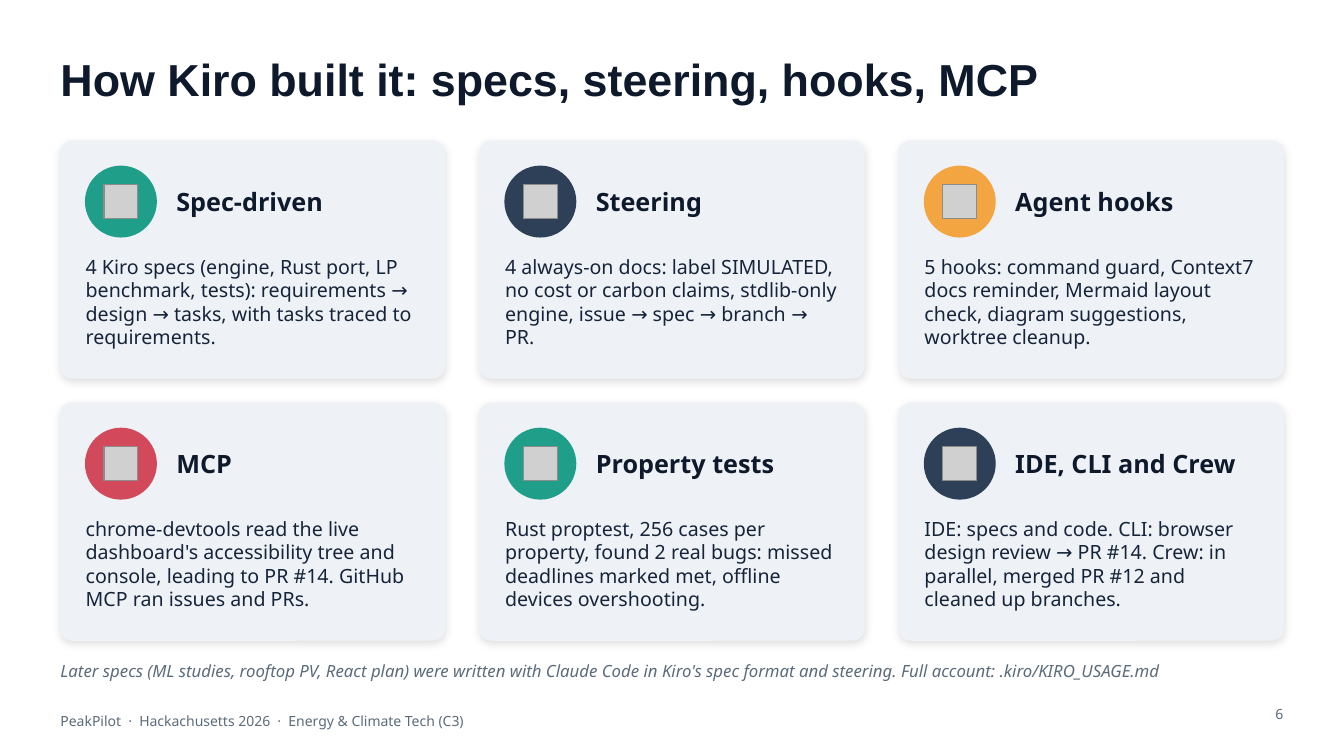
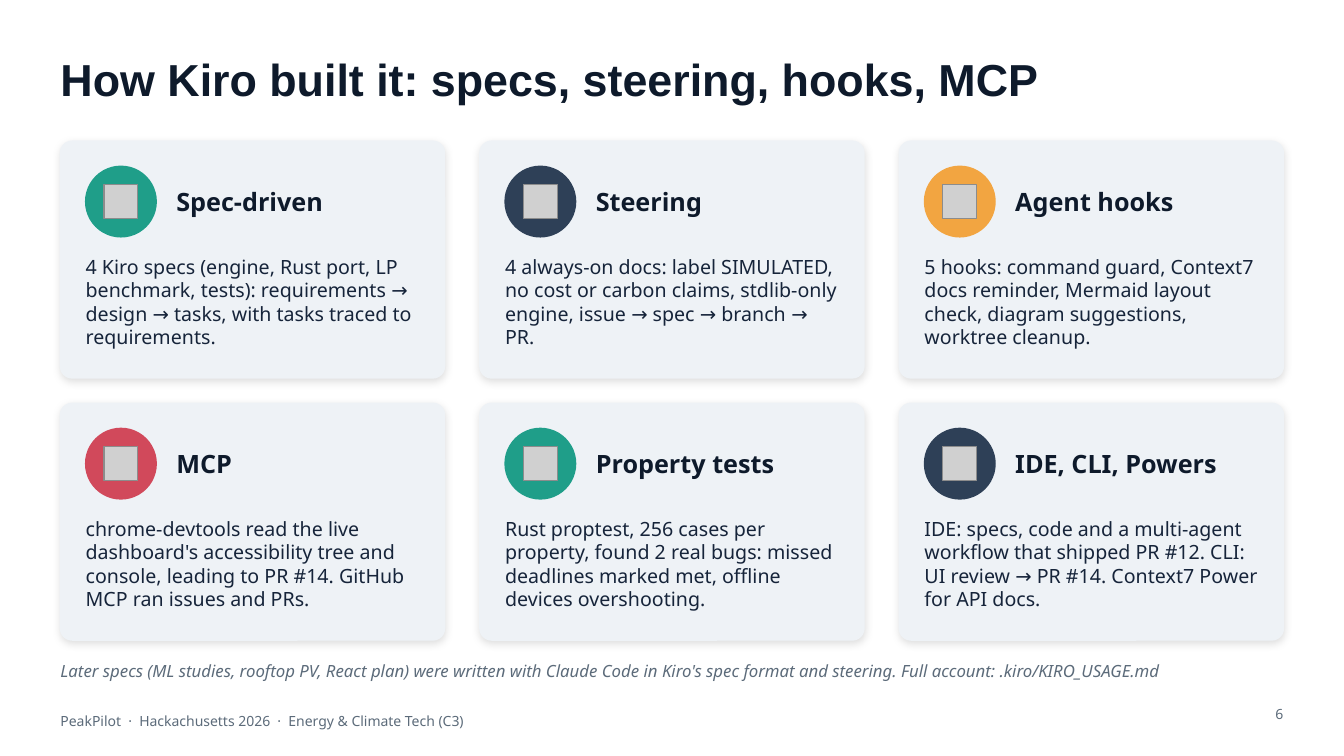
Before and after one commit to sohampatwardhan/PeakPilot, a slide deck: slide 6 of docs/PeakPilot_deck.pptx. Drawn at 1344x756 pixels with LibreOffice and Linux fonts; fonts in the diff are those of the drawing; grey boxes stand for pictures. Boxes give left, top, right and bottom in pixels: in the first picture for what was removed or moved away, otherwise in the second. Text is boxed around its words. In the diff, an @@ line names an element or a change of style, - is before the commit and + after.

```diff
--- a/docs/PeakPilot_deck.pptx
+++ b/docs/PeakPilot_deck.pptx
@@ text at [1015, 454, 1216, 477]: text changed @@
-IDE, CLI and Crew
+IDE, CLI, Powers
@@ text at [924, 521, 1257, 607]: text changed @@
-IDE: specs and code. CLI: browser design review → PR #14. Crew: in parallel, merged PR #12 and cleaned up branches.
+IDE: specs, code and a multi-agent workflow that shipped PR #12. CLI: UI review → PR #14. Context7 Power for API docs.
```
